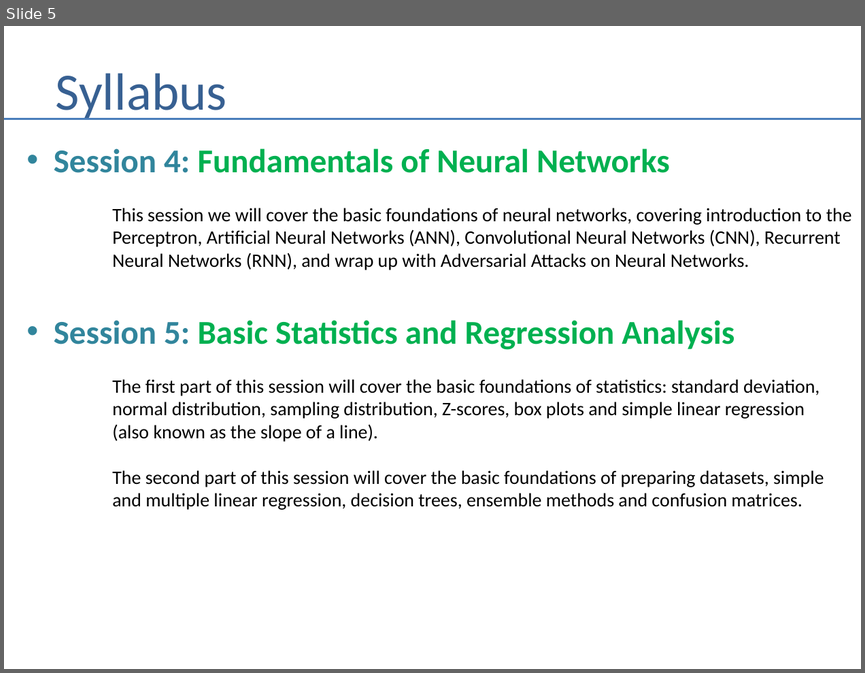
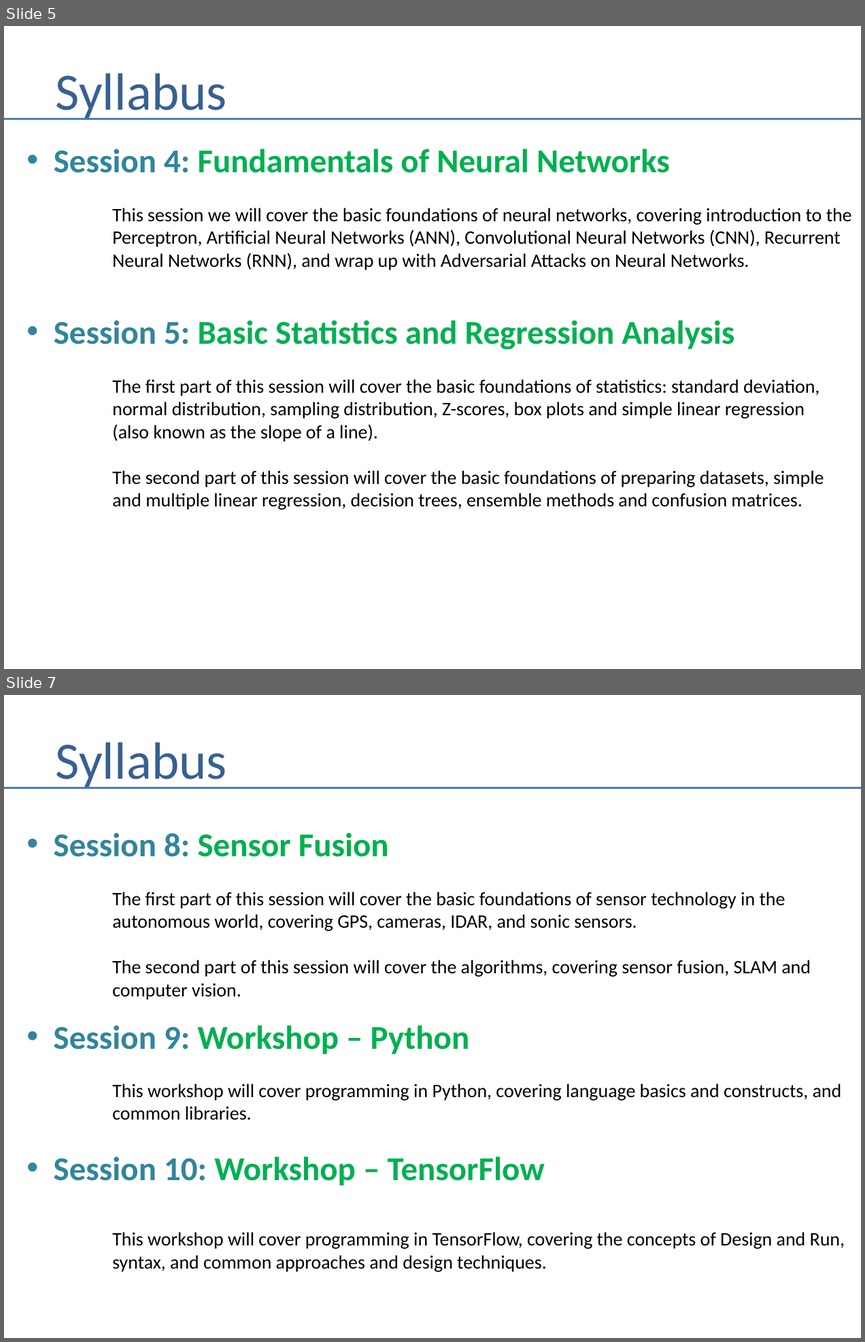
Before and after one commit to andrewferlitsch/Portland-Data-Science-Group, a slide deck: Presentations/AI Training Syllabus.pptx. Shown one above the other, each under a label of ours: slide 5 before the commit, slides 5 and 7 after it; the slides between them are not shown. The pictures are 865x673 and 865x1342 pixels, drawn with LibreOffice and Linux fonts; fonts in the diff are those of the drawing. Boxes give left, top, right and bottom in pixels: in the first picture for what was removed or moved away, otherwise in the second. Text is boxed around its words. In the diff, an @@ line names an element or a change of style, - is before the commit and + after.

Commit message:
finish syllabus

```diff
--- a/Presentations/AI Training Syllabus.pptx
+++ b/Presentations/AI Training Syllabus.pptx
@@ slide 7 added at (4,695,861,1338), background #FFFFFF @@
@@ title added at (56,742,227,789), 44 pt, text #376092 @@
+Syllabus
@@ line added from (4, 787) to (861, 787), #4B7EBC 1.5 pt @@
@@ text added at (54,832,844,1272), 16 pt, text #000000 @@
+• Session 8: Sensor Fusion
+The first part of this session will cover the basic foundations of sensor technology in the
+autonomous world, covering GPS, cameras, IDAR, and sonic sensors.
+The second part of this session will cover the algorithms, covering sensor fusion, SLAM and
+computer vision.
+• Session 9: Workshop – Python
+This workshop will cover programming in Python, covering language basics and constructs, and
+common libraries.
+• Session 10: Workshop – TensorFlow
+This workshop will cover programming in TensorFlow, covering the concepts of Design and Run,
+syntax, and common approaches and design techniques.
```
Also in this commit, not shown: 1 slide changed, 1 other slide added.
